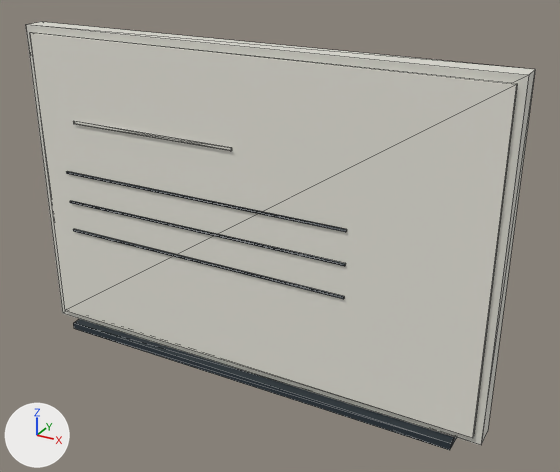
The glTF model public/assets/proxies/board-1.glb, before and after one commit.
Before and after are seen from a 50 mm lens placed at (0.873, -1.425, 0.688), pointed at (0.079, 0.02, -0.035). Lighting does not change. The marker at lower left points along +X, +Y and +Z. The older version comes first. Mesh edges are drawn as thin lines. Where no turn or scale is listed for an object, it has been applied to the vertices. Vertices at exactly the same position are counted once.
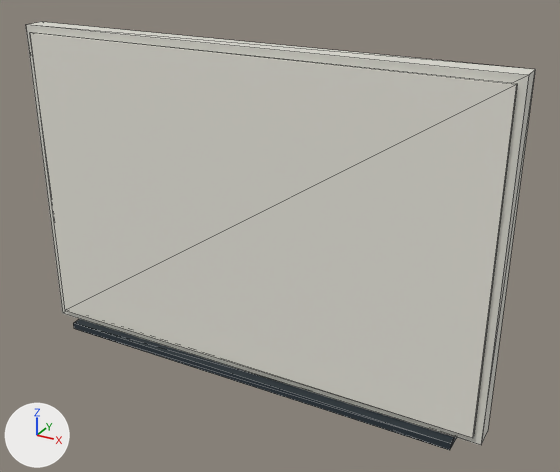
Where the newer file only moved an object's origin or applied its transform, the numbers keep the older frame.

Changed parts and their boxes [x1, y1, x2, y2] in the pictures (560 x 472 px):
'Mesh_2', reshaped (53% shorter): before [66, 171, 456, 450]; after [73, 319, 456, 450]
part 1 of me_mesh_0, deleted: before [73, 121, 232, 151]
part 2 of me_mesh_2, deleted: before [66, 171, 347, 232]
part 3 of me_mesh_2, deleted: before [70, 201, 346, 266]
part 4 of me_mesh_2, deleted: before [73, 229, 344, 299]

The edits, one by one:
me_mesh_0 is used by ob_mesh_0; location (0.0, -0.006, 0.0).
me_mesh_0 had 16 vertices, 24 faces and spanned x -0.6..0.6, y -0.033..0.033, z -0.4..0.4.
me_mesh_0 now has 8 vertices, 12 faces and spans x -0.6..0.6, y -0.021..0.033, z -0.4..0.4.
me_mesh_0 part 1: the loose piece of 8 vertices spanning x -0.468..-0.012, y -0.033..-0.03, z 0.173..0.179 is deleted.
me_mesh_2 is used by ob_mesh_2; location (0.0, -0.027, -0.189).
me_mesh_2 had 32 vertices, 48 faces and spanned x -0.54..0.54, y -0.022..0.022, z -0.232..0.232.
me_mesh_2 now has 8 vertices, 12 faces and spans x -0.54..0.54, y -0.022..0.022, z -0.232..-0.214.
me_mesh_2 part 2: the loose piece of 8 vertices spanning x -0.51..0.27, y -0.012..-0.008, z 0.227..0.232 is deleted.
me_mesh_2 part 3: the loose piece of 8 vertices spanning x -0.51..0.27, y -0.012..-0.008, z 0.147..0.152 is deleted.
me_mesh_2 part 4: the loose piece of 8 vertices spanning x -0.51..0.27, y -0.012..-0.008, z 0.067..0.072 is deleted.
